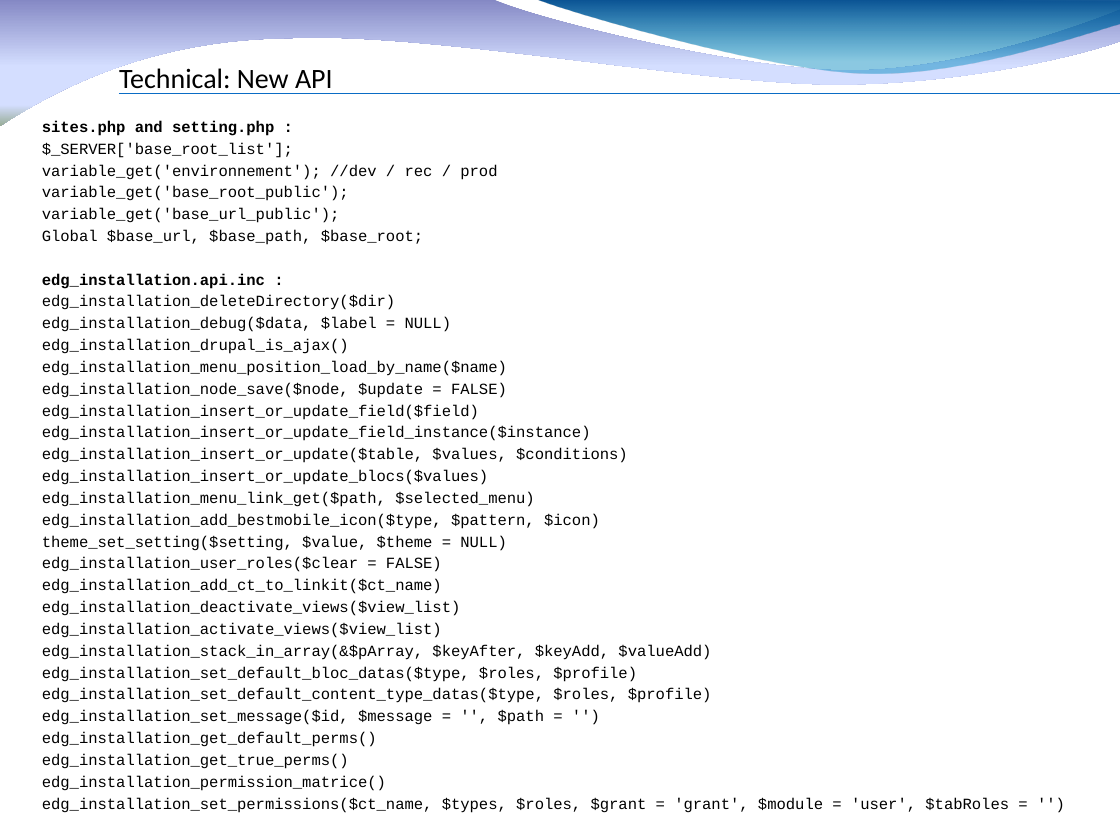
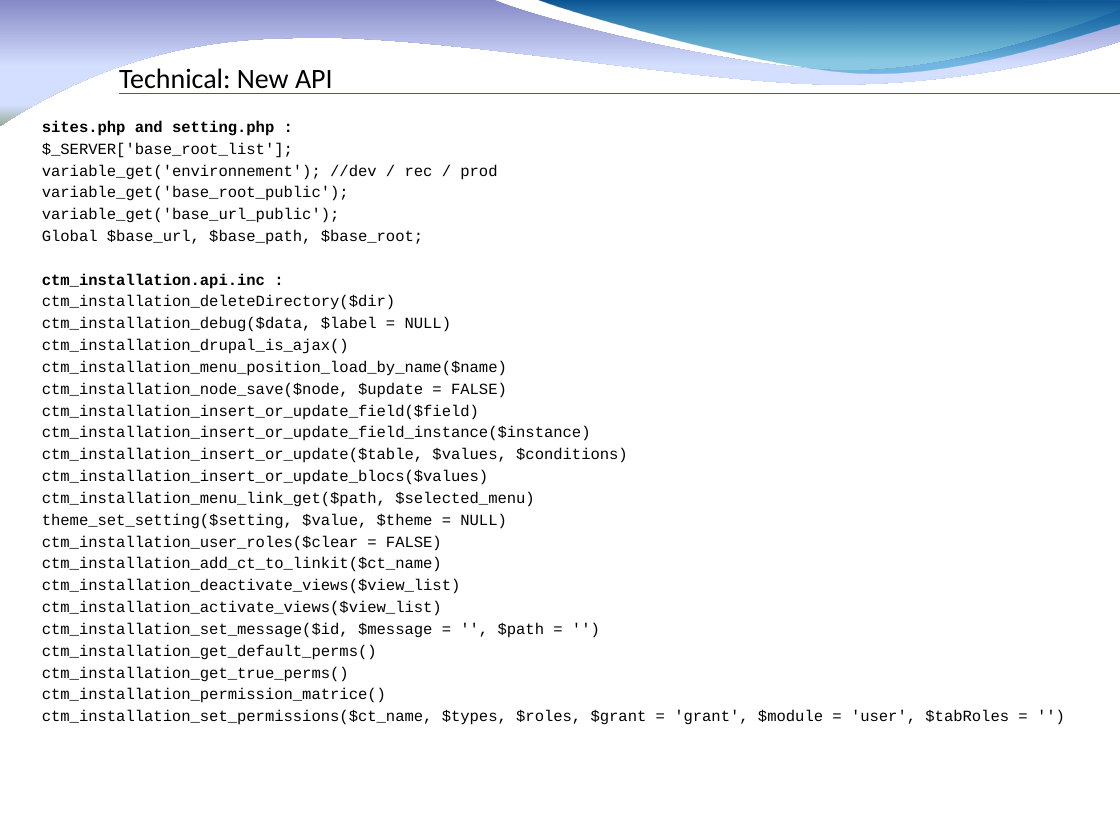
Before and after one commit to fauconv/ctm_drupal7, a slide deck: slide 16 of docs/Drupal 7 CTM factory.pptx. Drawn at 1120x840 pixels with LibreOffice and Linux fonts; fonts in the diff are those of the drawing; background and template pictures are left out. Boxes give left, top, right and bottom in pixels: in the first picture for what was removed or moved away, otherwise in the second. Text is boxed around its words. In the diff, an @@ line names an element or a change of style, - is before the commit and + after.

```diff
--- a/docs/Drupal 7 CTM factory.pptx
+++ b/docs/Drupal 7 CTM factory.pptx
@@ text at (x1=42, y1=273, x2=628, y2=507): text changed @@
-edg_installation.api.inc :
-edg_installation_deleteDirectory($dir)
-edg_installation_debug($data, $label = NULL)
-edg_installation_drupal_is_ajax()
-edg_installation_menu_position_load_by_name($name)
-edg_installation_node_save($node, $update = FALSE)
-edg_installation_insert_or_update_field($field)
-edg_installation_insert_or_update_field_instance($instance)
-edg_installation_insert_or_update($table, $values, $conditions)
-edg_installation_insert_or_update_blocs($values)
-edg_installation_menu_link_get($path, $selected_menu)
-edg_installation_add_bestmobile_icon($type, $pattern, $icon)
+ctm_installation.api.inc :
+ctm_installation_deleteDirectory($dir)
+ctm_installation_debug($data, $label = NULL)
+ctm_installation_drupal_is_ajax()
+ctm_installation_menu_position_load_by_name($name)
+ctm_installation_node_save($node, $update = FALSE)
+ctm_installation_insert_or_update_field($field)
+ctm_installation_insert_or_update_field_instance($instance)
+ctm_installation_insert_or_update($table, $values, $conditions)
+ctm_installation_insert_or_update_blocs($values)
+ctm_installation_menu_link_get($path, $selected_menu)
@@ text at (x1=42, y1=535, x2=1009, y2=725): text changed @@
-edg_installation_user_roles($clear = FALSE)
-edg_installation_add_ct_to_linkit($ct_name)
-edg_installation_deactivate_views($view_list)
-edg_installation_activate_views($view_list)
-edg_installation_stack_in_array(&$pArray, $keyAfter, $keyAdd, $valueAdd)
-edg_installation_set_default_bloc_datas($type, $roles, $profile)
-edg_installation_set_default_content_type_datas($type, $roles, $profile)
-edg_installation_set_message($id, $message = '', $path = '')
-edg_installation_get_default_perms()
-edg_installation_get_true_perms()
-edg_installation_permission_matrice()
-edg_installation_set_permissions($ct_name, $types, $roles, $grant = 'grant', $module = 'user', $tabRoles = '')
+ctm_installation_user_roles($clear = FALSE)
+ctm_installation_add_ct_to_linkit($ct_name)
+ctm_installation_deactivate_views($view_list)
+ctm_installation_activate_views($view_list)
+ctm_installation_set_message($id, $message = '', $path = '')
+ctm_installation_get_default_perms()
+ctm_installation_get_true_perms()
+ctm_installation_permission_matrice()
+ctm_installation_set_permissions($ct_name, $types, $roles, $grant = 'grant', $module = 'user', $tabRoles = '')
```
Also in this commit, not shown: 11 other slides changed, 18 other files.
